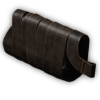
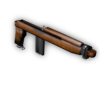
The second 100 x 100 image is a revision of the first. Changes to its layers:
added layer "CarbineStockNo" in group "Group 1" over [14, 19, 97, 60]
hid "Wrap" over [2, 8, 97, 83]